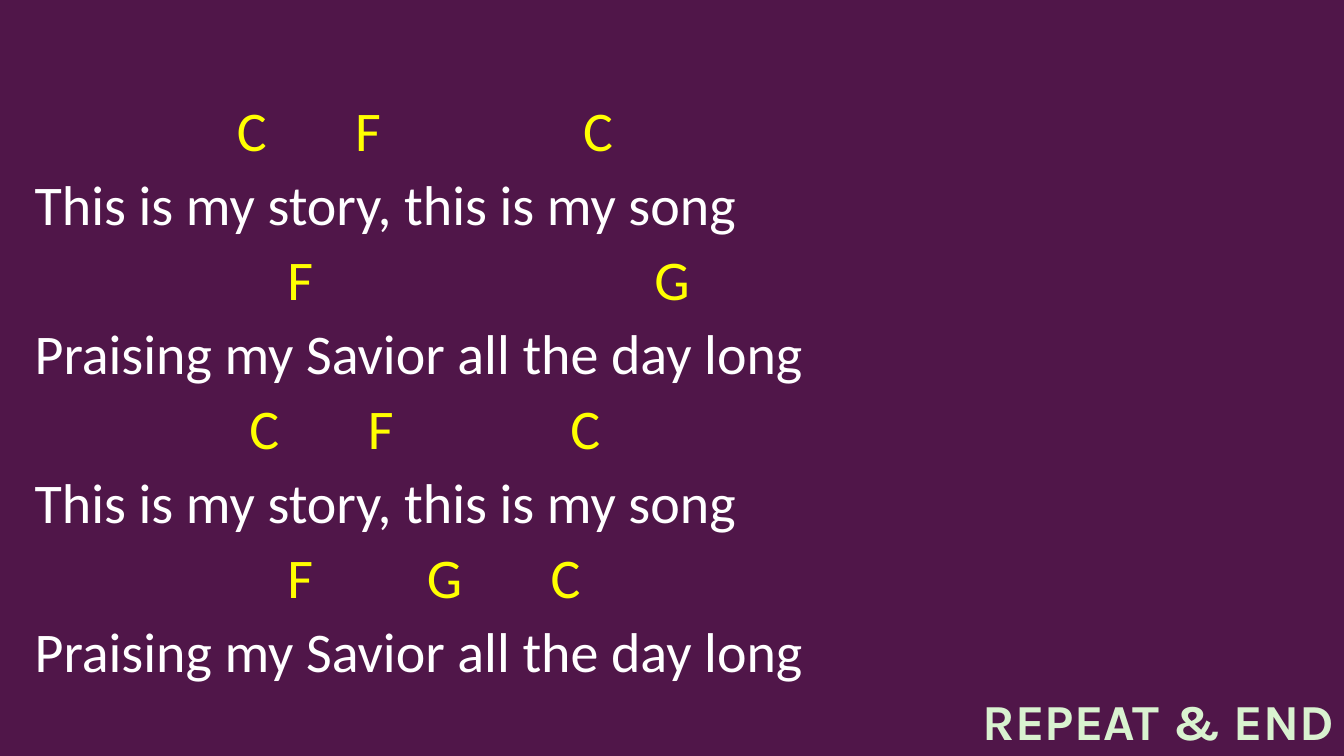
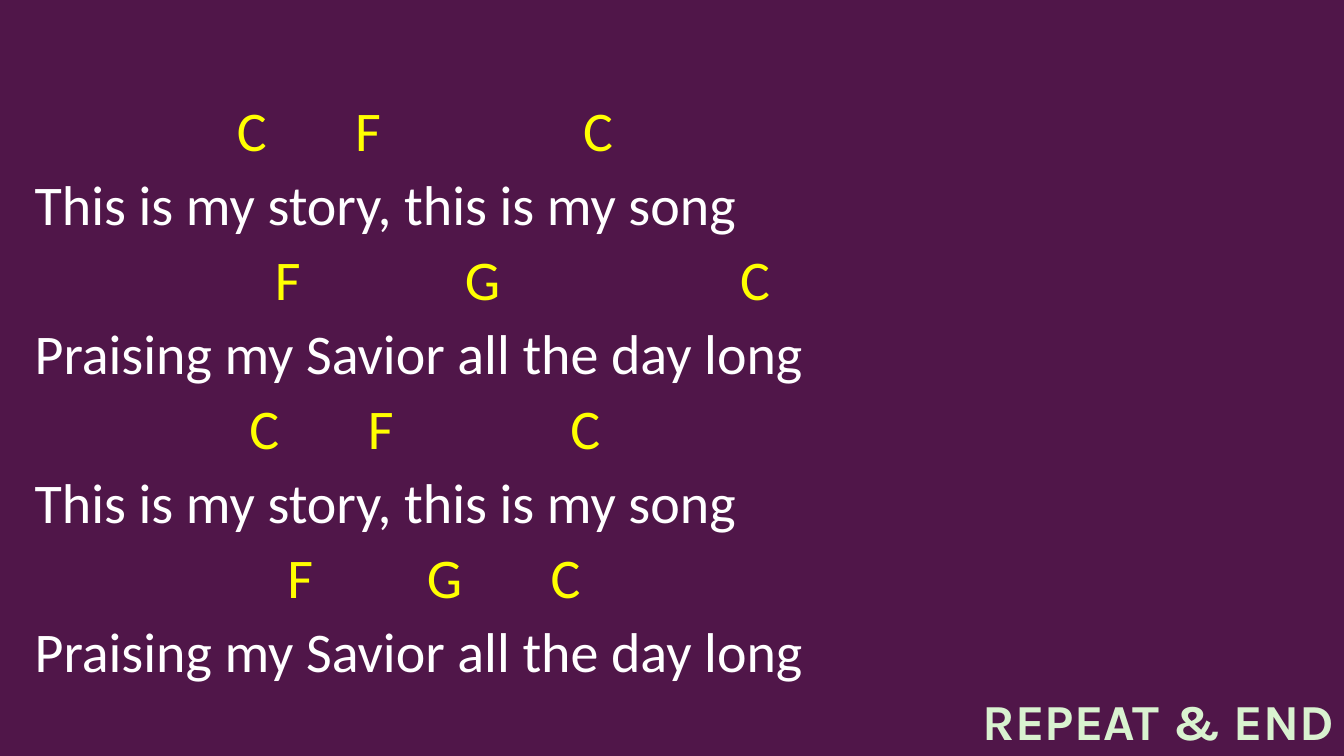
Before and after one commit to kendall412/worship, a slide deck: slide 7 of Blessed Assurance-CH.pptx. Drawn at 1344x756 pixels with LibreOffice and Linux fonts; fonts in the diff are those of the drawing. Boxes give left, top, right and bottom in pixels: in the first picture for what was removed or moved away, otherwise in the second. Text is boxed around its words. In the diff, an @@ line names an element or a change of style, - is before the commit and + after.

```diff
--- a/Blessed Assurance-CH.pptx
+++ b/Blessed Assurance-CH.pptx
@@ subtitle at (x1=275, y1=263, x2=770, y2=301): text changed @@
-F G
+F G C
```
Also in this commit, not shown: 5 other slides changed, 1 other file.
